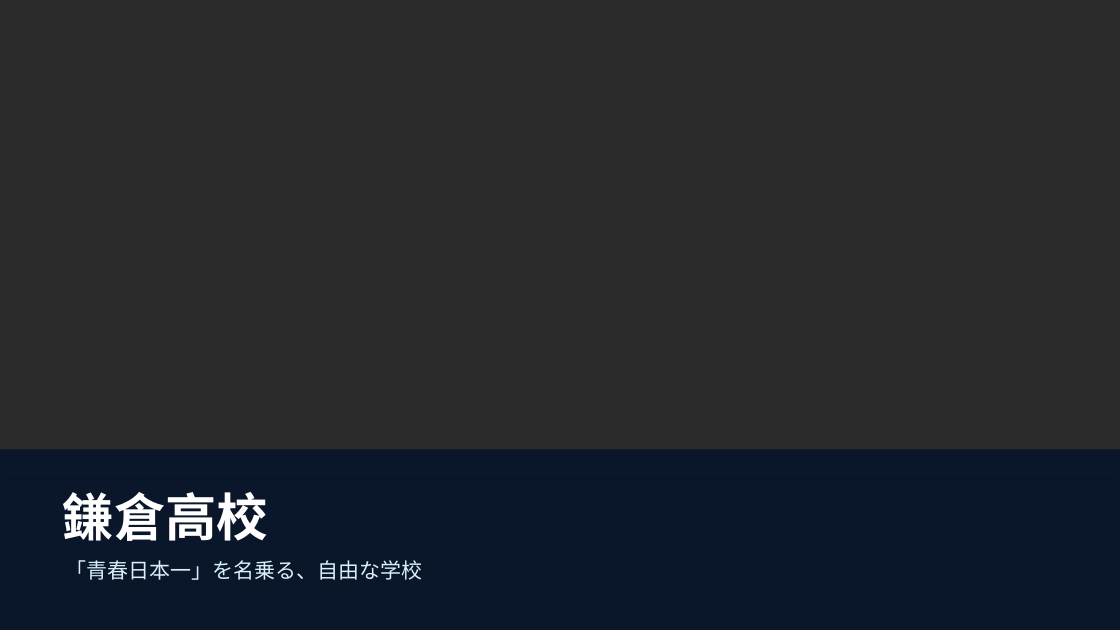
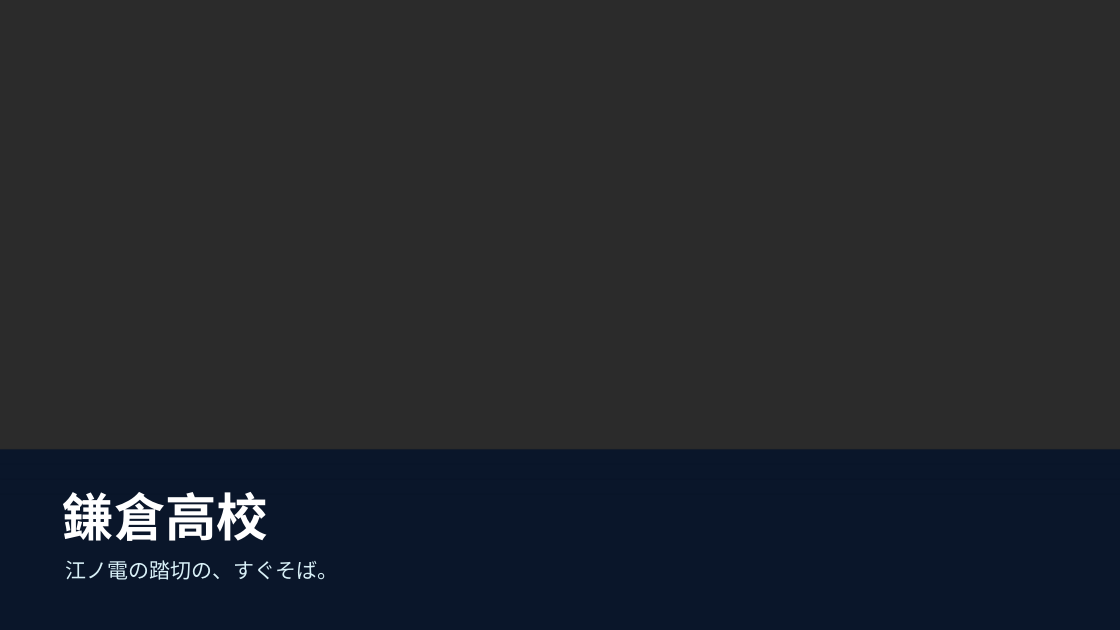
Before and after one commit to ofmeton/all-good-ops, a slide deck: slide 4 of outputs/tutoring/tsukasa/school-slides/deck.pptx. Drawn at 1120x630 pixels with LibreOffice and Linux fonts; fonts in the diff are those of the drawing; background and template pictures are left out; a plain dark background stands for a picture behind light text. Boxes give left, top, right and bottom in pixels: in the first picture for what was removed or moved away, otherwise in the second. Text is boxed around its words. In the diff, an @@ line names an element or a change of style, - is before the commit and + after.

```diff
--- a/outputs/tutoring/tsukasa/school-slides/deck.pptx
+++ b/outputs/tutoring/tsukasa/school-slides/deck.pptx
@@ text at (65,560,338,580): text changed @@
-「青春日本一」を名乗る、自由な学校
+江ノ電の踏切の、すぐそば。
```
Also in this commit, not shown: 7 other slides changed, 37 other files.
